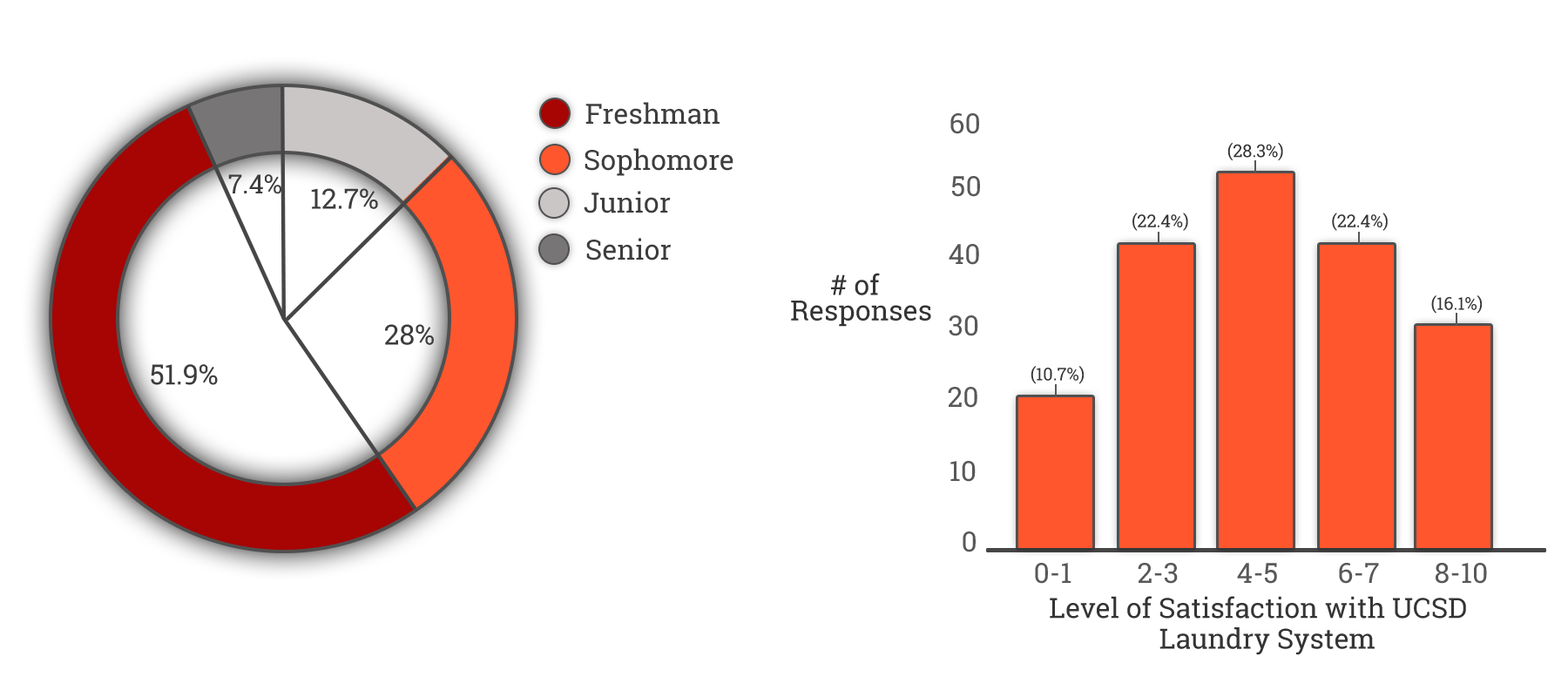
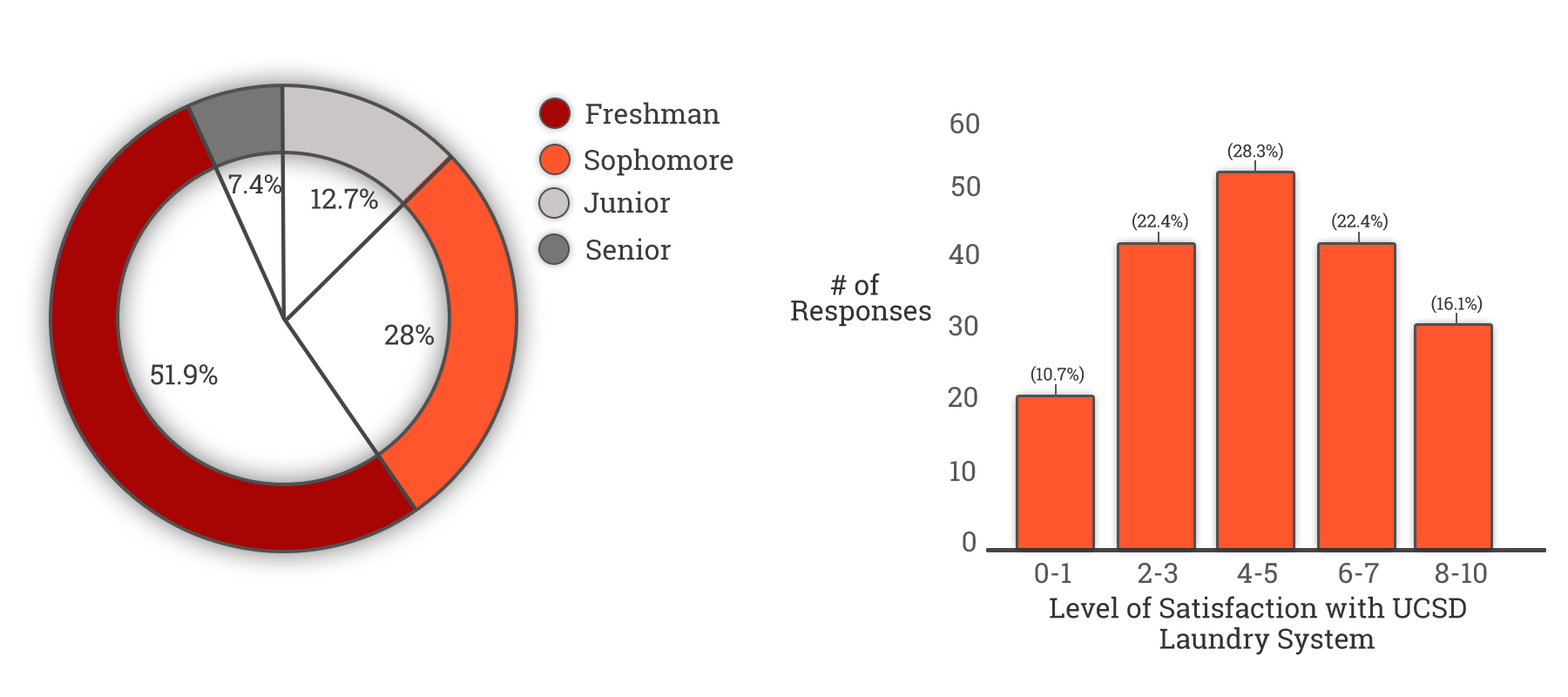
Layer changes from the first w=1568, h=697 image to the second:
painted on "Shape 2" over (284, 367, 417, 483)
